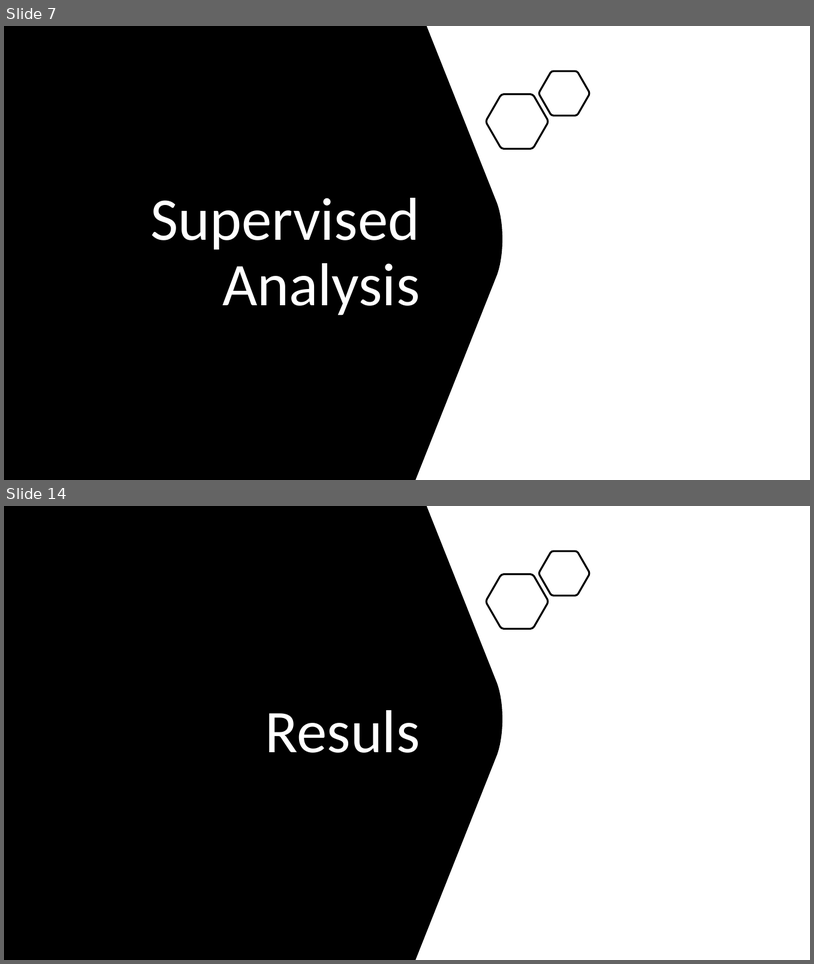
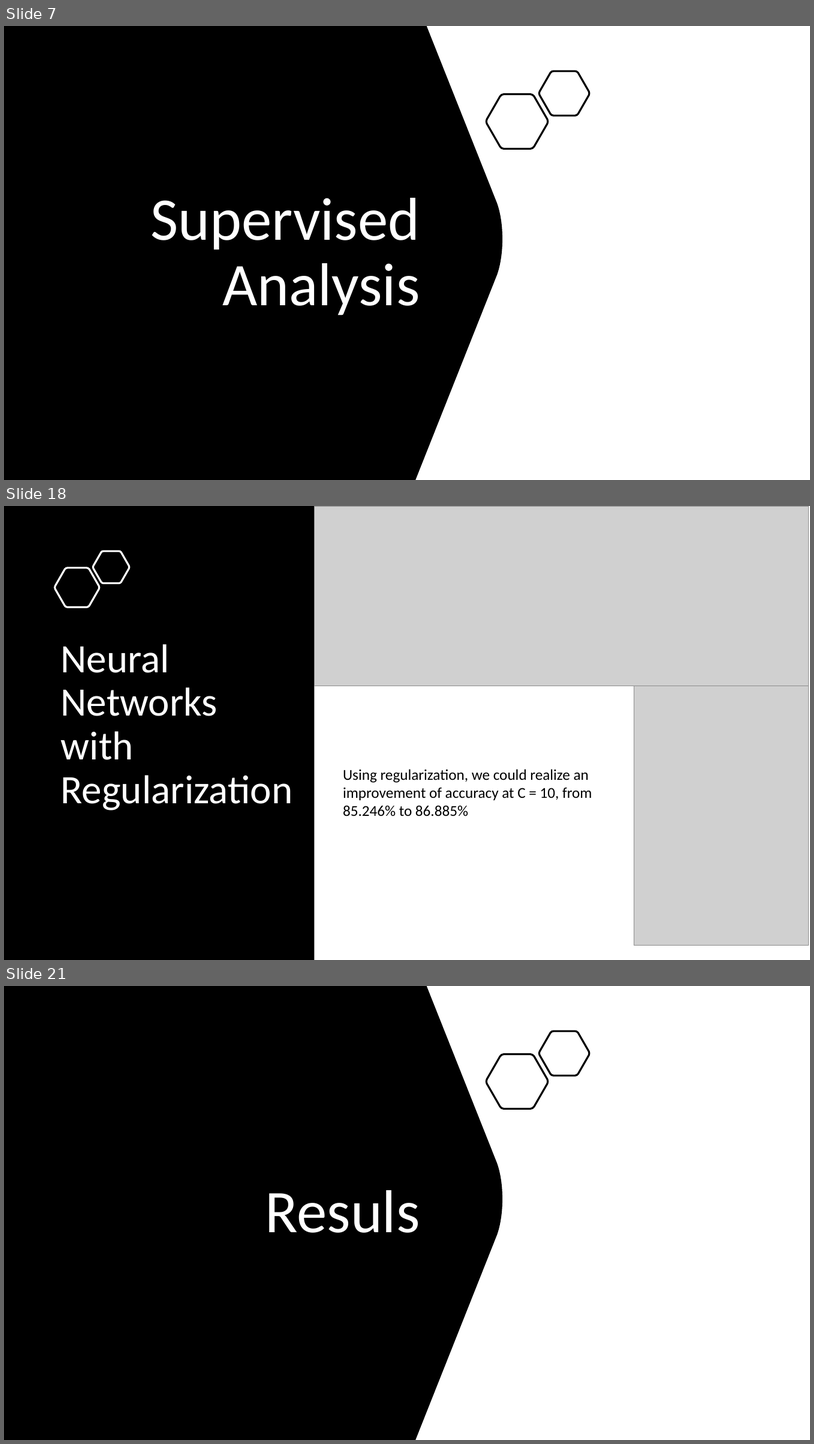
Before and after one commit to yl5741/ML-Proj, a slide deck: Heart Attack Analysis.pptx. Shown one above the other, each under a label of ours: slides 7 and 14 before the commit, slides 7, 18 and 21 after it; the slides between them are not shown. The pictures are 814x964 and 814x1444 pixels, drawn with LibreOffice and Linux fonts; fonts in the diff are those of the drawing; grey boxes stand for pictures. Boxes give left, top, right and bottom in pixels: in the first picture for what was removed or moved away, otherwise in the second. Text is boxed around its words. In the diff, an @@ line names an element or a change of style, - is before the commit and + after.

```diff
--- a/Heart Attack Analysis.pptx
+++ b/Heart Attack Analysis.pptx
@@ slide 18 added at box(4, 506, 810, 960), background #FFFFFF @@
@@ rectangle added at box(4, 506, 314, 960), fill #000000 @@
@@ picture added at box(314, 506, 809, 685) @@
@@ freeform shape added at box(93, 552, 129, 583), outline #FFFFFF 2.25 pt @@
@@ freeform shape added at box(55, 568, 99, 607), outline #FFFFFF 2.25 pt @@
@@ title added at box(61, 644, 293, 810), 48 pt, text #FFFFFF @@
+Neural Networks with Regularization
@@ picture added at box(635, 685, 809, 945) @@
@@ text added at box(343, 769, 592, 816), 18 pt, text #000000 @@
+Using regularization, we could realize an improvement of accuracy at C = 10, from 85.246% to 86.885%
@@ what was slide 14 is now slide 21 @@
```
Also in this commit, not shown: 5 slides changed, 9 other slides added, 3 slides removed.
